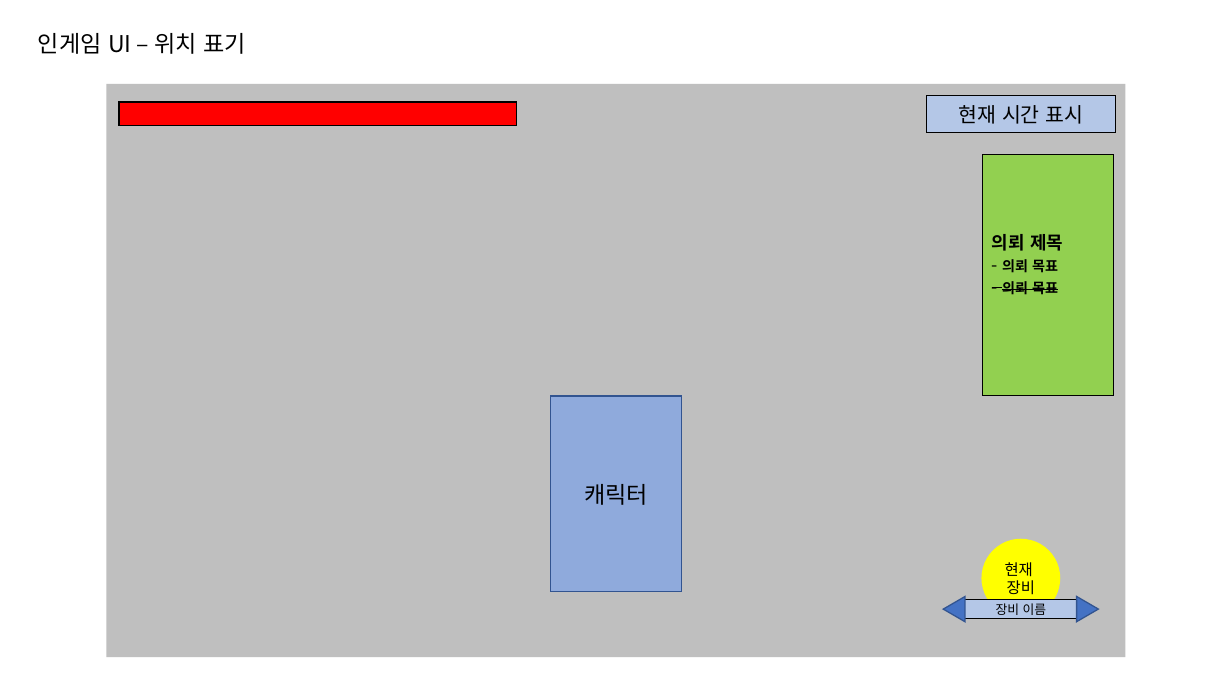
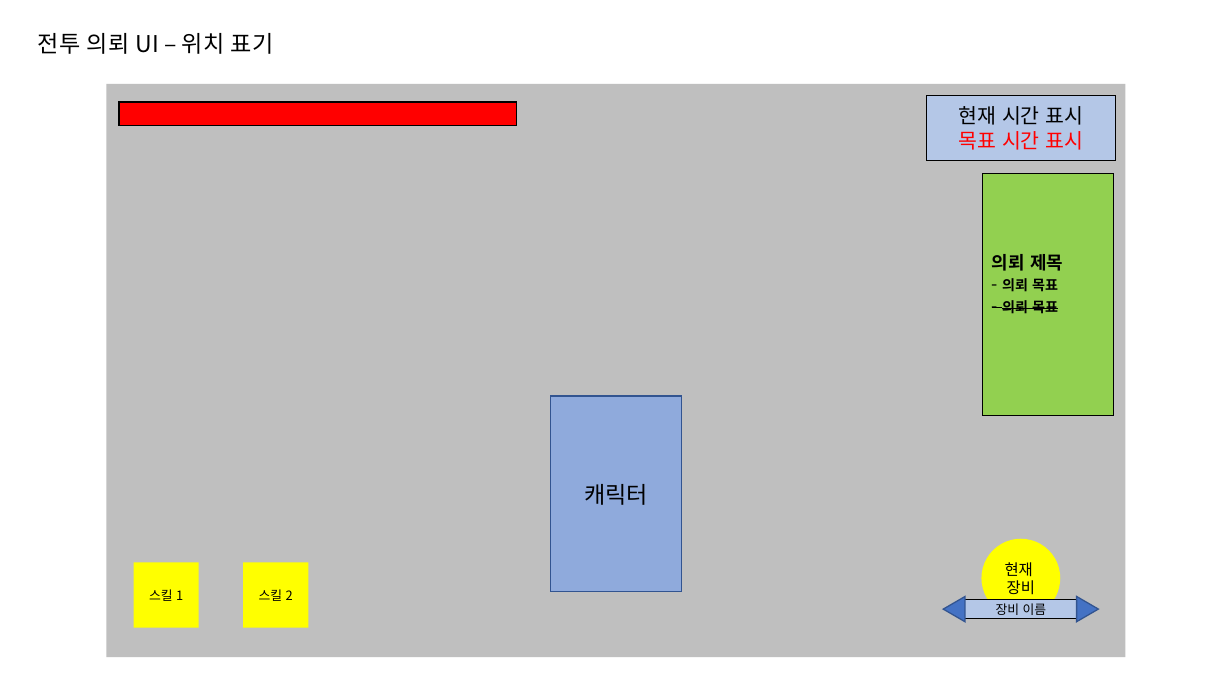
Before and after one commit to go4521304/Backyeah, a slide deck: slide 8 of document/UI기획서초안_ver1.1.pptx (slide 3 before the commit). Drawn at 1232x693 pixels with LibreOffice and Linux fonts; fonts in the diff are those of the drawing. Boxes give left, top, right and bottom in pixels: in the first picture for what was removed or moved away, otherwise in the second. Text is boxed around its words. In the diff, an @@ line names an element or a change of style, - is before the commit and + after.

```diff
--- a/document/UI기획서초안_ver1.1.pptx
+++ b/document/UI기획서초안_ver1.1.pptx
@@ text at <box>38,33,274,54</box>: text changed @@
-인게임 UI – 위치 표기
+전투 의뢰 UI – 위치 표기
@@ rectangle "현재 시간 표시": place and size @@
-rectangle "현재 시간 표시" at <box>927,96,1116,132</box>
+rectangle "현재 시간 표시" at <box>927,96,1116,161</box>
@@ text in rectangle at <box>959,131,1083,150</box>: paragraph added @@
+목표 시간 표시
@@ rectangle "의뢰 제목": place and size @@
-rectangle "의뢰 제목" at <box>983,154,1114,396</box>
+rectangle "의뢰 제목" at <box>983,174,1114,415</box>
@@ rectangle added at <box>134,563,200,628</box>, fill #FFFF00, 10 pt, text #000000 @@
+스킬 1
@@ rectangle added at <box>243,563,309,628</box>, fill #FFFF00, 10 pt, text #000000 @@
+스킬 2
```
Also in this commit, not shown: 2 other slides changed, 10 slides added, 1 other file.
